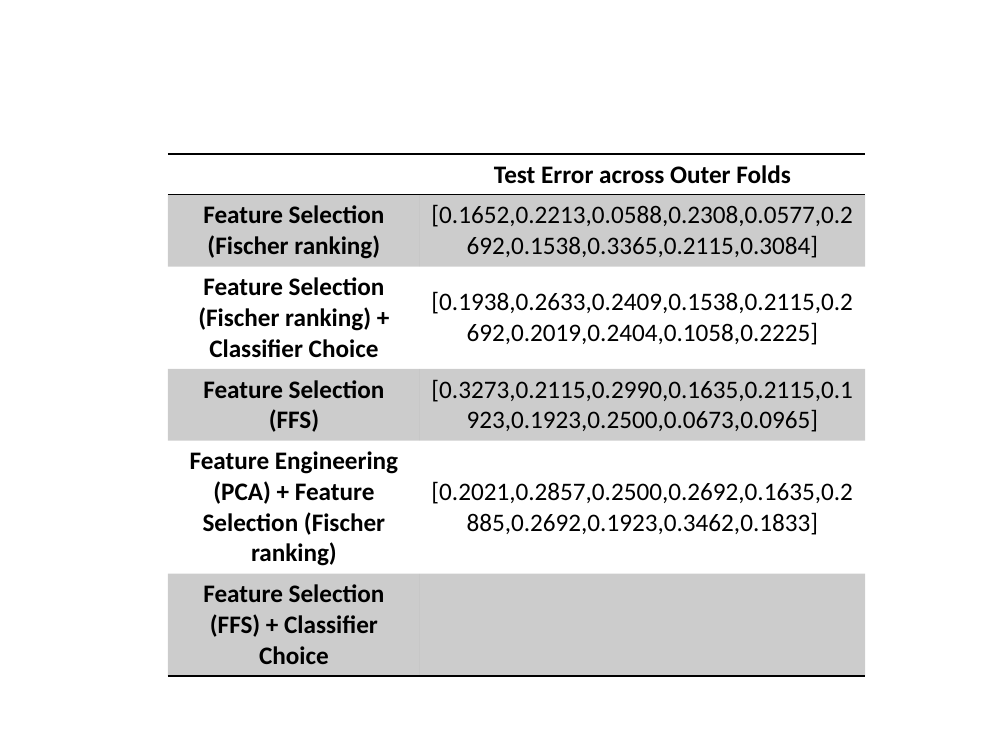
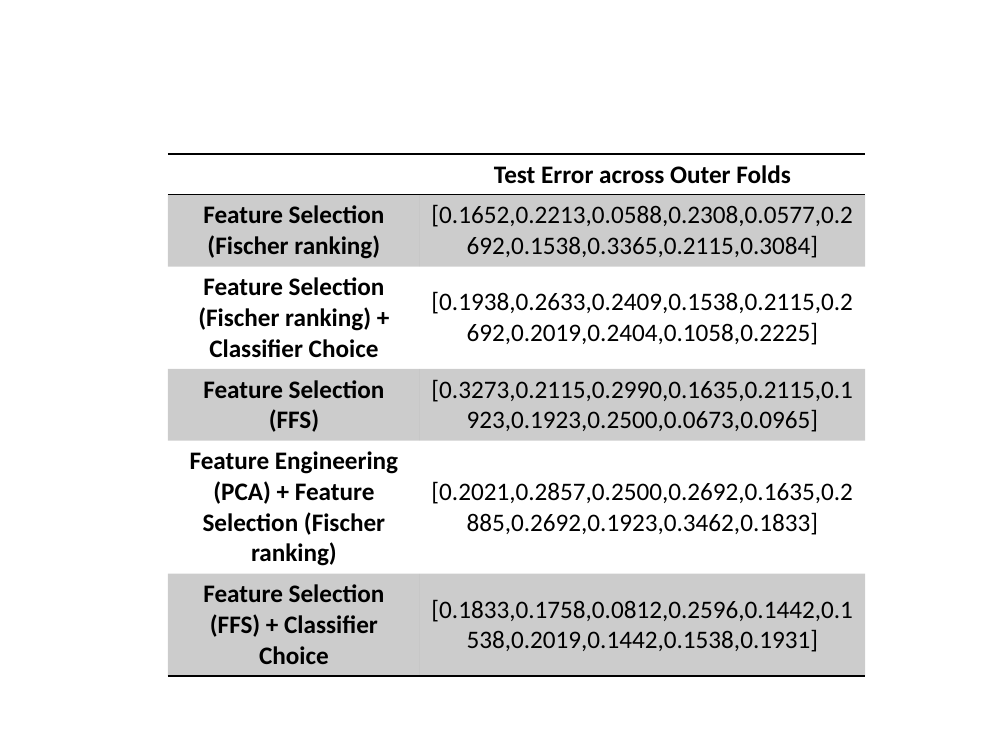
Before and after one commit to julielaurent/Project2Data, a slide deck: slide 2 of Part5/TableMeanErrosSTD.pptx. Drawn at 1008x756 pixels with LibreOffice and Linux fonts; fonts in the diff are those of the drawing. Boxes give left, top, right and bottom in pixels: in the first picture for what was removed or moved away, otherwise in the second. Text is boxed around its words. In the diff, an @@ line names an element or a change of style, - is before the commit and + after.

```diff
--- a/Part5/TableMeanErrosSTD.pptx
+++ b/Part5/TableMeanErrosSTD.pptx
@@ table at (168, 154, 866, 669) @@
-row 6, column 2: 
+row 6, column 2: [0.1833,0.1758,0.0812,0.2596,0.1442,0.1538,0.2019,0.1442,0.1538,0.1931]
```
Also in this commit, not shown: 1 other slide changed, 1 other file.
